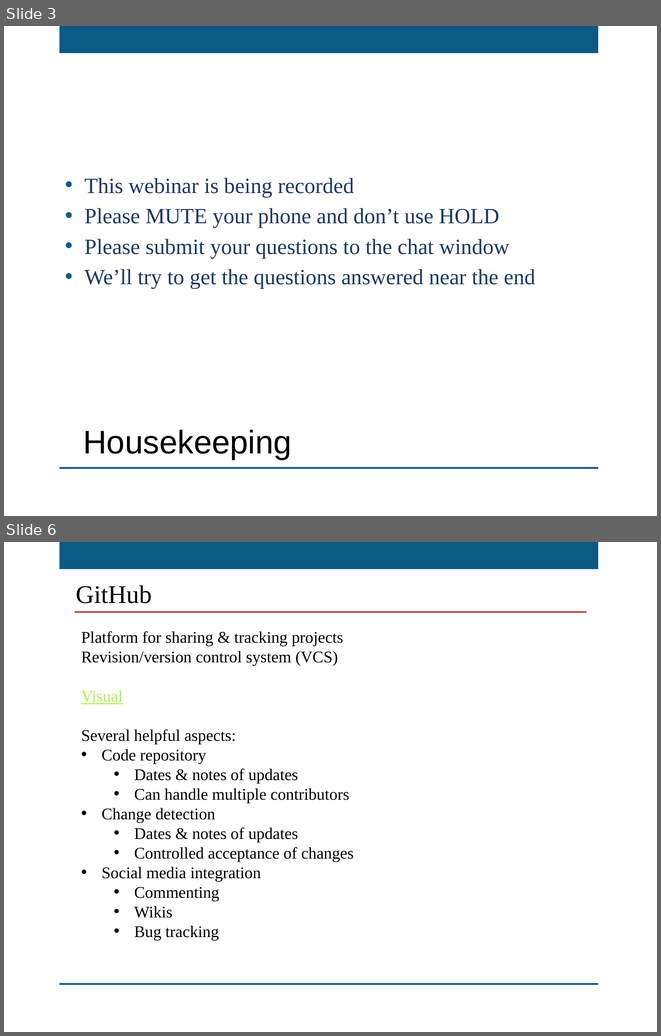
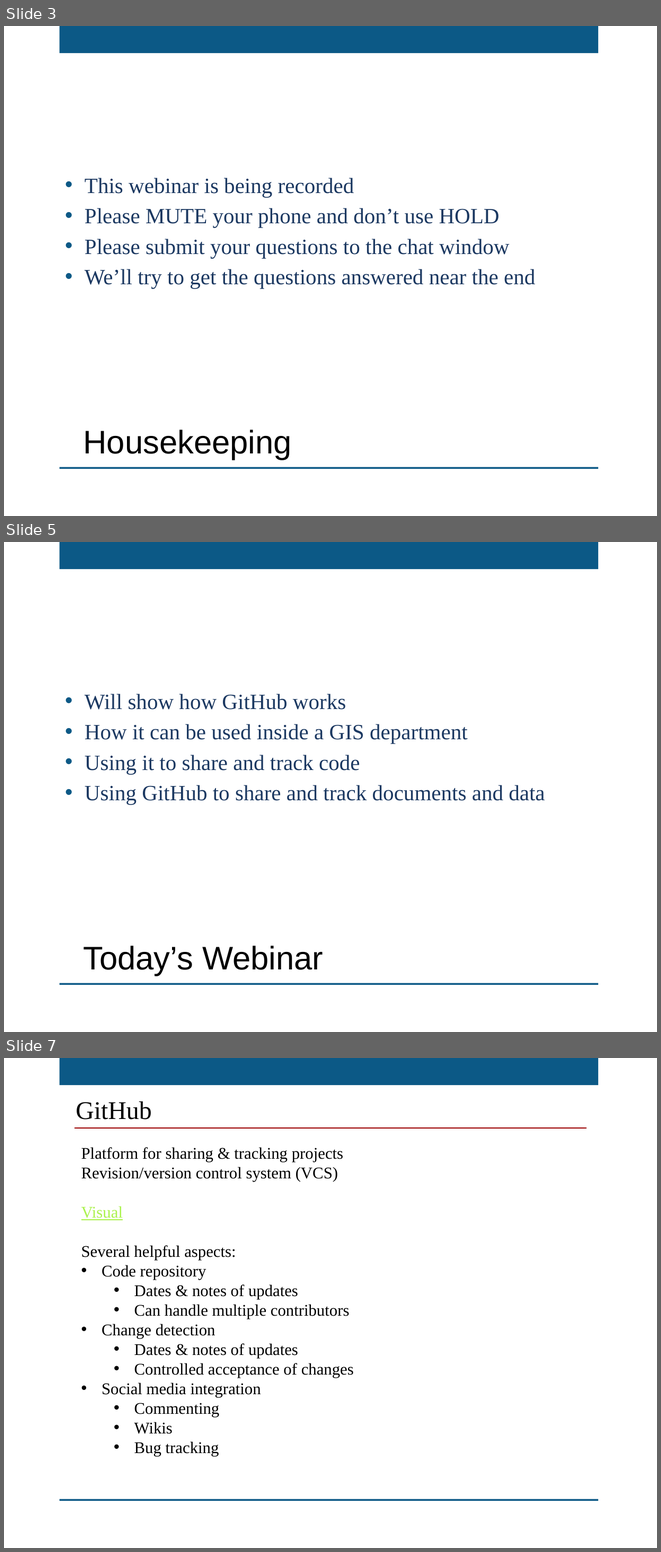
Before and after one commit to kansasgis/GithubWebinar_2015, a slide deck: MAGIC_GitHub_Webinar.pptx. Shown one above the other, each under a label of ours: slides 3 and 6 before the commit, slides 3, 5 and 7 after it; the slides between them are not shown. The pictures are 661x1036 and 661x1552 pixels, drawn with LibreOffice and Linux fonts; fonts in the diff are those of the drawing; background and template pictures are left out. Boxes give left, top, right and bottom in pixels: in the first picture for what was removed or moved away, otherwise in the second. Text is boxed around its words. In the diff, an @@ line names an element or a change of style, - is before the commit and + after.

```diff
--- a/MAGIC_GitHub_Webinar.pptx
+++ b/MAGIC_GitHub_Webinar.pptx
@@ slide 5 added at bbox=[4, 542, 657, 1032], background picture (left out); not listed: 2 template elements that a slide beside it also shows @@
@@ text added at bbox=[85, 694, 545, 804], 24 pt, text #1B3861 @@
+• Will show how GitHub works
+• How it can be used inside a GIS department
+• Using it to share and track code
+• Using GitHub to share and track documents and data
@@ text added at bbox=[83, 945, 323, 976], 36 pt, text #000000 @@
+Today’s Webinar
@@ what was slide 6 is now slide 7 @@
```
Also in this commit, not shown: 2 slides changed, 1 other slide added, 1 slide removed.
